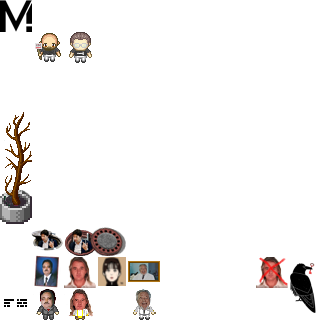
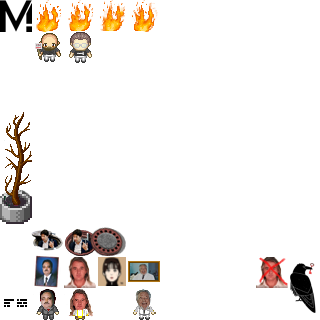
The second 320 x 320 image is a revision of the first. Changes to its layers:
painted on "Bratzo-ALT" over [36, 0, 158, 32]
painted on "Bratzo" over [36, 0, 158, 32]
added layer "Malebene 1(eingefügt)" above "Reini-Woka" over [36, 0, 158, 32]
